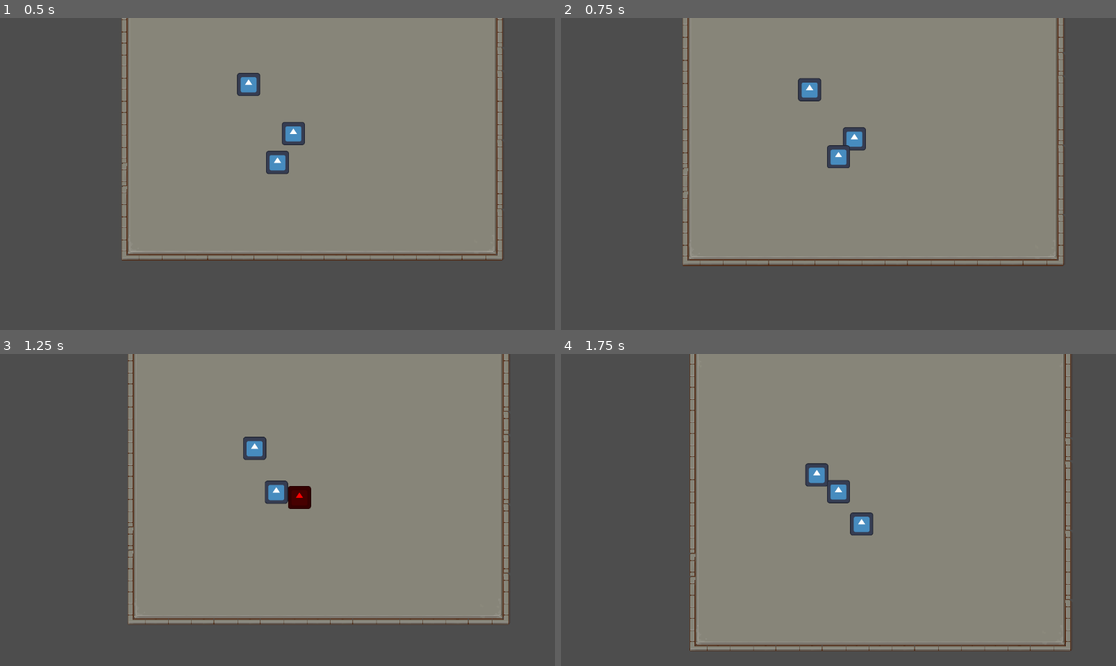
Above: before the commit, frames 1-4 (two rows, left to right).
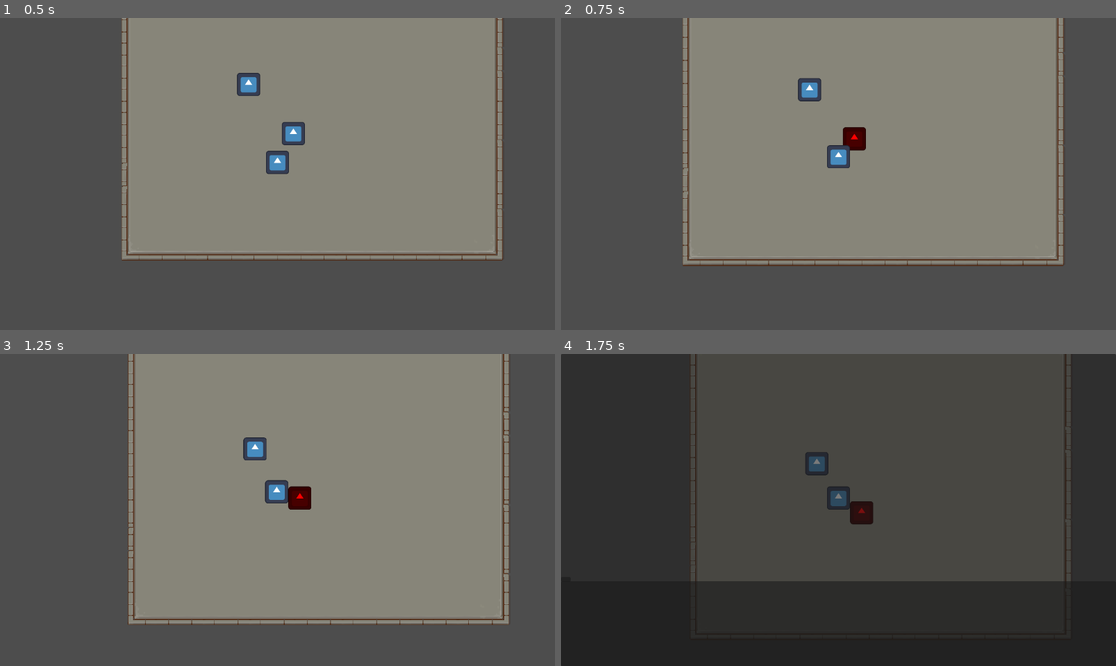
Above: after the commit, the same moments.

Repository: Zettexe/game-jam-dvd-2
Game: Godot game, scene res://test_scene.tscn
The game is run twice, just before and just after one commit, with the same random seed, the same clock (stepped at 60 frames per second) and the same inputs. The engine's default icon, where the game draws it, is replaced by a stand-in: a white triangle on a blue panel in a dark square.
Inputs:
- Up to frame 1 (0.5 s): no input
- Up to frame 2 (0.75 s): tap Enter at 0.5 s; hold W (move_up) from 0.53 s (still down); tap E (interact) at 0.6 s
- Up to frame 3 (1.25 s): keep holding W (move_up)
- Up to frame 4 (1.75 s): keep holding W (move_up); tap E (interact) at 1.35 s

Frame 1 is identical in both runs. In frame 2, 0.3% of the frame differs, in the area x 50-55%, y 34-43%; in frame 3, 1.3%; in frame 4, 100%, in the area x 0-100%, y 0-100%.

Commit message:
Add testing data and scriptable dialogue

Diff:
--- a/FloatingDialogue.tscn
+++ b/FloatingDialogue.tscn
@@ -33,3 +33,4 @@
 layout_mode = 2
 size_flags_vertical = 1
 autowrap_mode = 3
+visible_characters_behavior = 2
--- a/Player.tscn
+++ b/Player.tscn
@@ -14,8 +14,9 @@
 texture = ExtResource("1_54sp7")
 
 [node name="CollisionShape" type="CollisionPolygon2D" parent="."]
-polygon = PackedVector2Array(16, 0, 15.4548, 2.07055, 13.8564, 4, 11.3137, 5.65685, 8, 6.9282, 4.1411, 7.72741, 9.79717e-16, 8, -4.1411, 7.72741, -8, 6.9282, -11.3137, 5.65685, -13.8564, 4, -15.4548, 2.07055, -16, 9.79717e-16, -15.4548, -2.07055, -13.8564, -4, -11.3137, -5.65685, -8, -6.9282, -4.1411, -7.72741, -2.93915e-15, -8, 4.1411, -7.72741, 8, -6.9282, 11.3137, -5.65685, 13.8564, -4, 15.4548, -2.07055)
+polygon = PackedVector2Array(16, 0, 15.4548, 3.10583, 13.8564, 6, 11.3137, 8.48528, 8, 10.3923, 4.1411, 11.5911, 9.79717e-16, 12, -4.1411, 11.5911, -8, 10.3923, -11.3137, 8.48528, -13.8564, 6, -15.4548, 3.10583, -16, 1.46958e-15, -15.4548, -3.10583, -13.8564, -6, -11.3137, -8.48528, -8, -10.3923, -4.1411, -11.5911, -2.93915e-15, -12, 4.1411, -11.5911, 8, -10.3923, 11.3137, -8.48528, 13.8564, -6, 15.4548, -3.10583)
 script = ExtResource("3_0x28r")
+radius_y = 12
 
 [node name="Area" type="Area2D" parent="CollisionShape"]
 collision_layer = 0
@@ -23,8 +24,9 @@
 monitorable = false
 
 [node name="CollisionShape" type="CollisionPolygon2D" parent="CollisionShape/Area"]
-polygon = PackedVector2Array(16, 0, 15.4548, 2.07055, 13.8564, 4, 11.3137, 5.65685, 8, 6.9282, 4.1411, 7.72741, 9.79717e-16, 8, -4.1411, 7.72741, -8, 6.9282, -11.3137, 5.65685, -13.8564, 4, -15.4548, 2.07055, -16, 9.79717e-16, -15.4548, -2.07055, -13.8564, -4, -11.3137, -5.65685, -8, -6.9282, -4.1411, -7.72741, -2.93915e-15, -8, 4.1411, -7.72741, 8, -6.9282, 11.3137, -5.65685, 13.8564, -4, 15.4548, -2.07055)
+polygon = PackedVector2Array(16, 0, 15.4548, 3.10583, 13.8564, 6, 11.3137, 8.48528, 8, 10.3923, 4.1411, 11.5911, 9.79717e-16, 12, -4.1411, 11.5911, -8, 10.3923, -11.3137, 8.48528, -13.8564, 6, -15.4548, 3.10583, -16, 1.46958e-15, -15.4548, -3.10583, -13.8564, -6, -11.3137, -8.48528, -8, -10.3923, -4.1411, -11.5911, -2.93915e-15, -12, 4.1411, -11.5911, 8, -10.3923, 11.3137, -8.48528, 13.8564, -6, 15.4548, -3.10583)
 script = ExtResource("3_0x28r")
+radius_y = 12
 
 [connection signal="area_entered" from="CollisionShape/Area" to="." method="_on_interactable_area_entered"]
 [connection signal="area_exited" from="CollisionShape/Area" to="." method="_on_interactable_area_exited"]
--- a/Scripts/Dialogue.gd
+++ b/Scripts/Dialogue.gd
@@ -31,10 +31,11 @@
 	name_label.text = npc_name
 	content_node.text = text
 	content_node.visible_characters = 0
-	background_opacity = Color.WHITE
-	container_target = Vector2.ZERO
-	await get_tree().create_timer(0.2).timeout
-	is_visible = true
+	if not is_visible:
+		background_opacity = Color.WHITE
+		container_target = Vector2.ZERO
+		await get_tree().create_timer(0.2).timeout
+		is_visible = true
 
 func hide_dialogue():
 	is_visible = false
--- /dev/null
+++ b/Scripts/DialogueData.gd
@@ -0,0 +1,33 @@
+extends Node
+
+enum Character { CHARACTER_1, CHARACTER_2 } # Rename this to the characters name
+
+const CHARACTER_NAME = {
+	Character.CHARACTER_1: "Character 1",
+	Character.CHARACTER_2: "Character 2",
+}
+
+const CHATTER = [
+	"Hello I am chatter",
+	"Chatter chatter",
+	"Talking makes me dizzy",
+	"Running makes me dizzy",
+	"I like trains",
+	"Jandy my beloved",
+	"Pickle Nagito is best boy"
+]
+
+enum ScriptedDialogue { SCRIPTED_DIALOGUE_NAME, SCRIPTED_DIALOGUE_2_NAME }
+
+const SCRIPTED_DIALOGUE = {
+	ScriptedDialogue.SCRIPTED_DIALOGUE_NAME: [
+		{ "character": Character.CHARACTER_1, "content": "I am saying this line of dialogue" },
+		{ "character": Character.CHARACTER_1, "content": "and this line" },
+		{ "character": Character.CHARACTER_2, "content": "I am responding with this line" }
+	],
+	ScriptedDialogue.SCRIPTED_DIALOGUE_2_NAME: [
+		{ "character": Character.CHARACTER_1, "content": "This is a different scripted dialogue" },
+		{ "character": Character.CHARACTER_2, "content": "Yay data orginization" },
+		{ "character": Character.CHARACTER_2, "content": "I cant spell for shit bro" }
+	]
+}
--- a/Scripts/FloatingDialogue.gd
+++ b/Scripts/FloatingDialogue.gd
@@ -1,5 +1,6 @@
 extends Control
 
+signal done
 signal deleted
 
 const SPEED = 32
@@ -45,6 +46,7 @@
 		background.size = dialogue_size
 		background.position = -dialogue_size / 2
 		is_visible = true
+		emit_signal("done")
 
 	if not dialogue_size and background.size <= Vector2.ONE * 10:
 		emit_signal("deleted")
--- a/Scripts/NPC.gd
+++ b/Scripts/NPC.gd
@@ -2,6 +2,11 @@
 
 @export var npc_name: String
 @export var npc_content: String
+
+@export var npc: DialogueData.Character
+@export var dialogue_size = Vector2(200, 85)
+@export var dialogue_offset = Vector2(0, -100)
+
 @onready var player = get_tree().get_first_node_in_group("Player")
 @onready var dialogue = get_tree().get_first_node_in_group("Dialogue")
 
--- a/Scripts/NPC_2.gd
+++ b/Scripts/NPC_2.gd
@@ -2,9 +2,7 @@
 
 const FLOATING_DIALOGUE_REFERENCE = preload("res://FloatingDialogue.tscn")
 
-@export var dialogue_content = "This is some text to test the floating dialogue box"
-@export var dialogue_size = Vector2(200, 85)
-@export var dialogue_offset = Vector2(0, -100)
+
 
 @onready var canvas_layer = get_tree().get_first_node_in_group("CanvasLayer")
 
@@ -15,6 +13,8 @@
 		floating_dialogue_node = FLOATING_DIALOGUE_REFERENCE.instantiate()
 		floating_dialogue_node.position = position
 		canvas_layer.add_child(floating_dialogue_node)
+		randomize()
+		var dialogue_content = DialogueData.CHATTER[randi() % DialogueData.CHATTER.size()]
 		floating_dialogue_node.show_dialogue(dialogue_content, dialogue_size, get_screen_transform().origin + dialogue_offset)
 		await floating_dialogue_node.deleted
 		floating_dialogue_node = null
--- /dev/null
+++ b/Scripts/ScriptedDialogue.gd
@@ -0,0 +1,30 @@
+extends Node
+
+const FLOATING_DIALOGUE_REFERENCE = preload("res://FloatingDialogue.tscn")
+
+@export var scripted_dialogue: DialogueData.ScriptedDialogue
+
+@onready var characters = get_tree().get_nodes_in_group("Characters")
+@onready var canvas_layer = get_tree().get_first_node_in_group("CanvasLayer")
+
+func get_character(find_character: DialogueData.Character):
+	for character in characters:
+		if not "npc" in character:
+			printerr("NPC %s does not contain field npc" % character.name)
+			continue
+		if character.npc == find_character:
+			return character
+	push_error("Character %s was not found in the Scene Tree." % find_character)
+	assert(false)
+
+func _ready():
+	await get_tree().create_timer(5).timeout
+	for npc in DialogueData.SCRIPTED_DIALOGUE[scripted_dialogue]:
+		var npc_node = get_character(npc.character)
+		var current_dialogue_node = FLOATING_DIALOGUE_REFERENCE.instantiate()
+		canvas_layer.add_child(current_dialogue_node)
+		current_dialogue_node.show_dialogue(npc.content, npc_node.dialogue_size, npc_node.get_screen_transform().origin + npc_node.dialogue_offset)
+		await current_dialogue_node.done
+		await get_tree().create_timer(1.5).timeout
+		current_dialogue_node.hide_dialogue()
+		await current_dialogue_node.deleted
--- a/project.godot
+++ b/project.godot
@@ -14,6 +14,10 @@
 run/main_scene="res://test_scene.tscn"
 config/features=PackedStringArray("4.1", "Forward Plus")
 config/icon="res://Assets/icon.svg"
+
+[autoload]
+
+DialogueData="*res://Scripts/DialogueData.gd"
 
 [input]
 
--- a/test_scene.tscn
+++ b/test_scene.tscn
@@ -10,8 +10,8 @@
 [ext_resource type="Texture2D" uid="uid://blbso356g78th" path="res://Assets/icon.svg" id="5_3gdrm"]
 [ext_resource type="Script" path="res://Scripts/NPCDebug.gd" id="6_prrer"]
 [ext_resource type="Script" path="res://Scripts/CollisionTool.gd" id="7_ahs22"]
-[ext_resource type="Script" path="res://Scripts/NPC_2.gd" id="7_wmeo8"]
 [ext_resource type="Script" path="res://Scripts/Dialogue.gd" id="8_bub80"]
+[ext_resource type="Script" path="res://Scripts/ScriptedDialogue.gd" id="12_ldvwn"]
 
 [sub_resource type="TileSetAtlasSource" id="TileSetAtlasSource_k7al2"]
 texture = ExtResource("1_m322p")
@@ -668,11 +668,9 @@
 zoom = Vector2(1.5, 1.5)
 script = ExtResource("4_4nia0")
 
-[node name="NPC" type="StaticBody2D" parent="."]
+[node name="NPC" type="StaticBody2D" parent="." groups=["Characters"]]
 position = Vector2(8, -28)
 script = ExtResource("4_movij")
-npc_name = "I am an NPC"
-npc_content = "Lorem ipsum dolor sit amet, consectetur adipiscing elit, sed do eiusmod tempor incididunt ut labore et dolore magna aliqua. Ut enim ad minim veniam, quis nostrud exercitation ullamco laboris nisi ut aliquip ex ea commodo consequat. Duis aute irure dolor in reprehenderit in voluptate velit esse cillum dolore eu fugiat nulla pariatur. Excepteur sint occaecat cupidatat non proident, sunt in culpa qui officia deserunt mollit anim id est laborum."
 
 [node name="Sprite" type="Sprite2D" parent="NPC"]
 position = Vector2(0, -16)
@@ -681,22 +679,24 @@
 script = ExtResource("6_prrer")
 
 [node name="CollisionShape" type="CollisionPolygon2D" parent="NPC"]
-polygon = PackedVector2Array(16, 0, 15.4548, 2.07055, 13.8564, 4, 11.3137, 5.65685, 8, 6.9282, 4.1411, 7.72741, 9.79717e-16, 8, -4.1411, 7.72741, -8, 6.9282, -11.3137, 5.65685, -13.8564, 4, -15.4548, 2.07055, -16, 9.79717e-16, -15.4548, -2.07055, -13.8564, -4, -11.3137, -5.65685, -8, -6.9282, -4.1411, -7.72741, -2.93915e-15, -8, 4.1411, -7.72741, 8, -6.9282, 11.3137, -5.65685, 13.8564, -4, 15.4548, -2.07055)
+polygon = PackedVector2Array(16, 0, 15.4548, 3.10583, 13.8564, 6, 11.3137, 8.48528, 8, 10.3923, 4.1411, 11.5911, 9.79717e-16, 12, -4.1411, 11.5911, -8, 10.3923, -11.3137, 8.48528, -13.8564, 6, -15.4548, 3.10583, -16, 1.46958e-15, -15.4548, -3.10583, -13.8564, -6, -11.3137, -8.48528, -8, -10.3923, -4.1411, -11.5911, -2.93915e-15, -12, 4.1411, -11.5911, 8, -10.3923, 11.3137, -8.48528, 13.8564, -6, 15.4548, -3.10583)
 script = ExtResource("7_ahs22")
+radius_y = 12
 
 [node name="Area" type="Area2D" parent="NPC"]
 collision_layer = 32768
 collision_mask = 32768
 
 [node name="CollisionShape" type="CollisionPolygon2D" parent="NPC/Area"]
-polygon = PackedVector2Array(32, 0, 30.9096, 4.1411, 27.7128, 8, 22.6274, 11.3137, 16, 13.8564, 8.28221, 15.4548, 1.95943e-15, 16, -8.28221, 15.4548, -16, 13.8564, -22.6274, 11.3137, -27.7128, 8, -30.9096, 4.1411, -32, 1.95943e-15, -30.9096, -4.1411, -27.7128, -8, -22.6274, -11.3137, -16, -13.8564, -8.28221, -15.4548, -5.8783e-15, -16, 8.28221, -15.4548, 16, -13.8564, 22.6274, -11.3137, 27.7128, -8, 30.9096, -4.1411)
+polygon = PackedVector2Array(32, 0, 30.9096, 6.21166, 27.7128, 12, 22.6274, 16.9706, 16, 20.7846, 8.28221, 23.1822, 1.95943e-15, 24, -8.28221, 23.1822, -16, 20.7846, -22.6274, 16.9706, -27.7128, 12, -30.9096, 6.21166, -32, 2.93915e-15, -30.9096, -6.21166, -27.7128, -12, -22.6274, -16.9706, -16, -20.7846, -8.28221, -23.1822, -5.8783e-15, -24, 8.28221, -23.1822, 16, -20.7846, 22.6274, -16.9706, 27.7128, -12, 30.9096, -6.21166)
 script = ExtResource("7_ahs22")
 radius_x = 32
-radius_y = 16
-
-[node name="NPC_2" type="StaticBody2D" parent="."]
+radius_y = 24
+
+[node name="NPC_2" type="StaticBody2D" parent="." groups=["Characters"]]
 position = Vector2(70, 40)
-script = ExtResource("7_wmeo8")
+script = ExtResource("4_movij")
+npc = 1
 
 [node name="Sprite" type="Sprite2D" parent="NPC_2"]
 position = Vector2(0, -16)
@@ -705,18 +705,22 @@
 script = ExtResource("6_prrer")
 
 [node name="CollisionShape" type="CollisionPolygon2D" parent="NPC_2"]
-polygon = PackedVector2Array(16, 0, 15.4548, 2.07055, 13.8564, 4, 11.3137, 5.65685, 8, 6.9282, 4.1411, 7.72741, 9.79717e-16, 8, -4.1411, 7.72741, -8, 6.9282, -11.3137, 5.65685, -13.8564, 4, -15.4548, 2.07055, -16, 9.79717e-16, -15.4548, -2.07055, -13.8564, -4, -11.3137, -5.65685, -8, -6.9282, -4.1411, -7.72741, -2.93915e-15, -8, 4.1411, -7.72741, 8, -6.9282, 11.3137, -5.65685, 13.8564, -4, 15.4548, -2.07055)
+polygon = PackedVector2Array(16, 0, 15.4548, 3.10583, 13.8564, 6, 11.3137, 8.48528, 8, 10.3923, 4.1411, 11.5911, 9.79717e-16, 12, -4.1411, 11.5911, -8, 10.3923, -11.3137, 8.48528, -13.8564, 6, -15.4548, 3.10583, -16, 1.46958e-15, -15.4548, -3.10583, -13.8564, -6, -11.3137, -8.48528, -8, -10.3923, -4.1411, -11.5911, -2.93915e-15, -12, 4.1411, -11.5911, 8, -10.3923, 11.3137, -8.48528, 13.8564, -6, 15.4548, -3.10583)
 script = ExtResource("7_ahs22")
+radius_y = 12
 
 [node name="Area" type="Area2D" parent="NPC_2"]
 collision_layer = 32768
 collision_mask = 32768
 
 [node name="CollisionShape" type="CollisionPolygon2D" parent="NPC_2/Area"]
-polygon = PackedVector2Array(32, 0, 30.9096, 4.1411, 27.7128, 8, 22.6274, 11.3137, 16, 13.8564, 8.28221, 15.4548, 1.95943e-15, 16, -8.28221, 15.4548, -16, 13.8564, -22.6274, 11.3137, -27.7128, 8, -30.9096, 4.1411, -32, 1.95943e-15, -30.9096, -4.1411, -27.7128, -8, -22.6274, -11.3137, -16, -13.8564, -8.28221, -15.4548, -5.8783e-15, -16, 8.28221, -15.4548, 16, -13.8564, 22.6274, -11.3137, 27.7128, -8, 30.9096, -4.1411)
+polygon = PackedVector2Array(32, 0, 30.9096, 6.21166, 27.7128, 12, 22.6274, 16.9706, 16, 20.7846, 8.28221, 23.1822, 1.95943e-15, 24, -8.28221, 23.1822, -16, 20.7846, -22.6274, 16.9706, -27.7128, 12, -30.9096, 6.21166, -32, 2.93915e-15, -30.9096, -6.21166, -27.7128, -12, -22.6274, -16.9706, -16, -20.7846, -8.28221, -23.1822, -5.8783e-15, -24, 8.28221, -23.1822, 16, -20.7846, 22.6274, -16.9706, 27.7128, -12, 30.9096, -6.21166)
 script = ExtResource("7_ahs22")
 radius_x = 32
-radius_y = 16
+radius_y = 24
+
+[node name="Scripted Dialogue" type="Node2D" parent="."]
+script = ExtResource("12_ldvwn")
 
 [node name="CanvasLayer" type="CanvasLayer" parent="." groups=["CanvasLayer"]]
 
